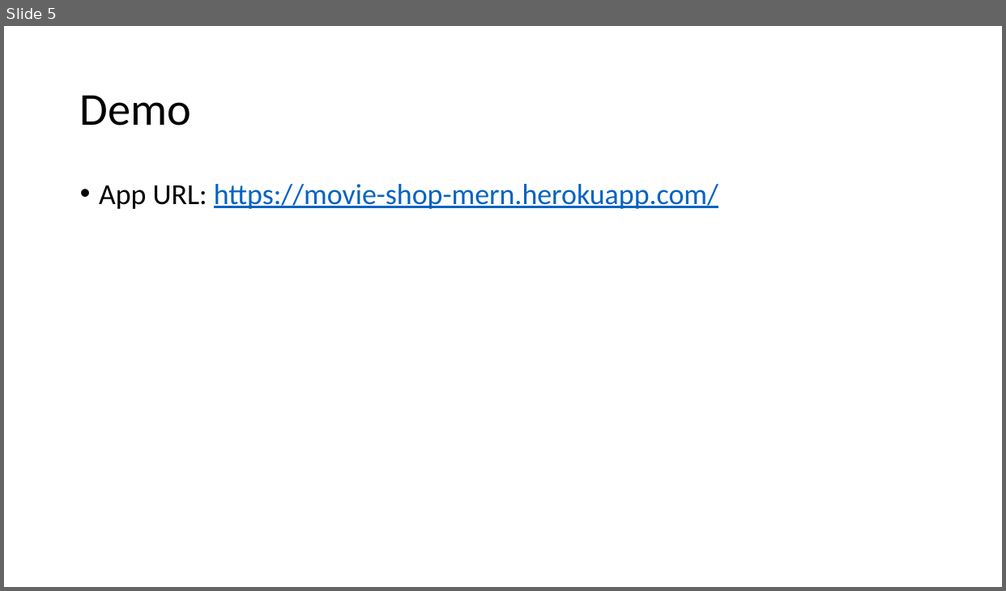
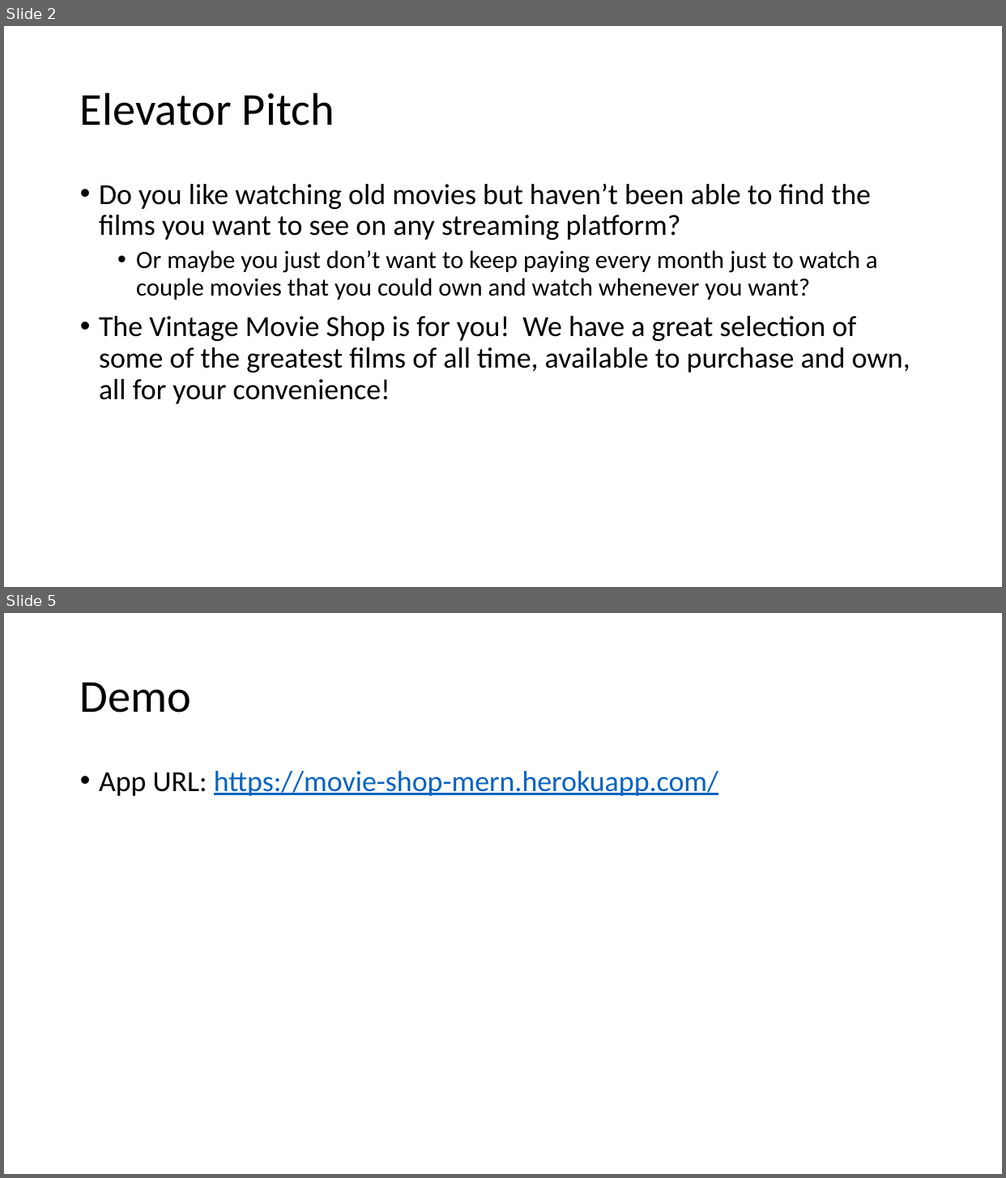
Before and after one commit to jsun994/movie-shop-mern, a slide deck: assets/Vintage-Movie-Shop.pptx. Shown one above the other, each under a label of ours: slide 5 before the commit, slides 2 and 5 after it; the slides between them are not shown. The pictures are 1006x591 and 1006x1178 pixels, drawn with LibreOffice and Linux fonts; fonts in the diff are those of the drawing. Boxes give left, top, right and bottom in pixels: in the first picture for what was removed or moved away, otherwise in the second. Text is boxed around its words. In the diff, an @@ line names an element or a change of style, - is before the commit and + after.

Commit message:
Updated Presentation

```diff
--- a/assets/Vintage-Movie-Shop.pptx
+++ b/assets/Vintage-Movie-Shop.pptx
@@ slide 2 added at (x1=4, y1=26, x2=1002, y2=587), background #FFFFFF @@
@@ title added at (x1=80, y1=92, x2=334, y2=126), 44 pt, text #000000 @@
+Elevator Pitch
@@ text added at (x1=99, y1=184, x2=910, y2=404), 28 pt, text #000000 @@
+• Do you like watching old movies but haven’t been able to find the films you want to see on any streaming platform?
+  • Or maybe you just don’t want to keep paying every month just to watch a couple movies that you could own and watch whenever you want?
+• The Vintage Movie Shop is for you! We have a great selection of some of the greatest films of all time, available to purchase and own, all for your convenience!
```
Also in this commit, not shown: 3 slides changed, 1 slide removed.
